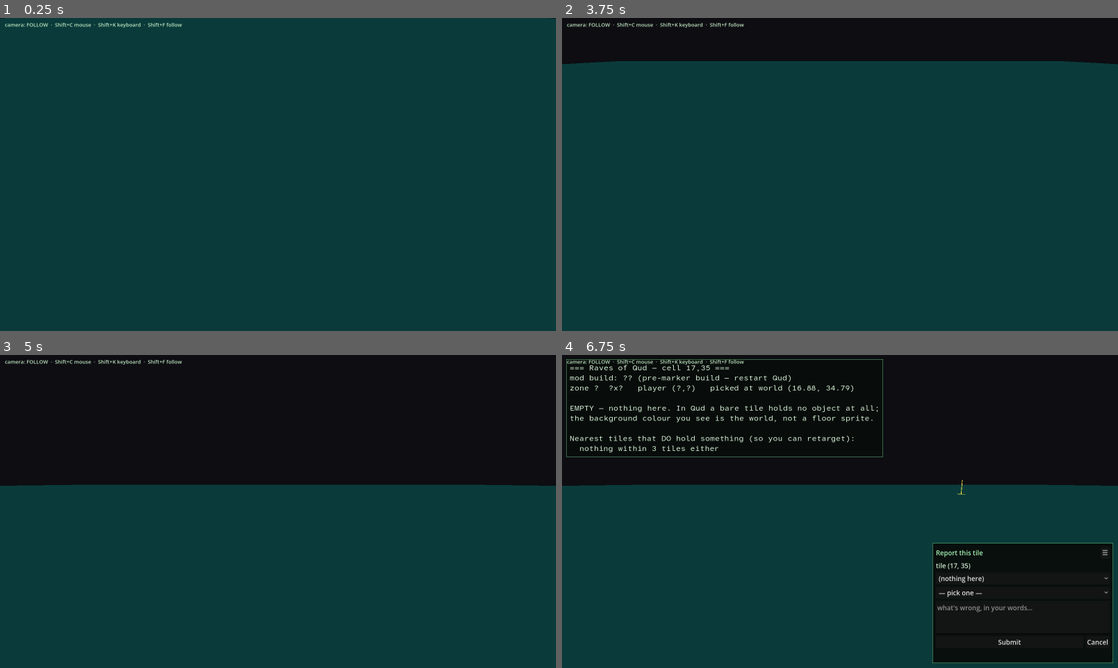
Above: before the commit, frames 1-4 (two rows, left to right).
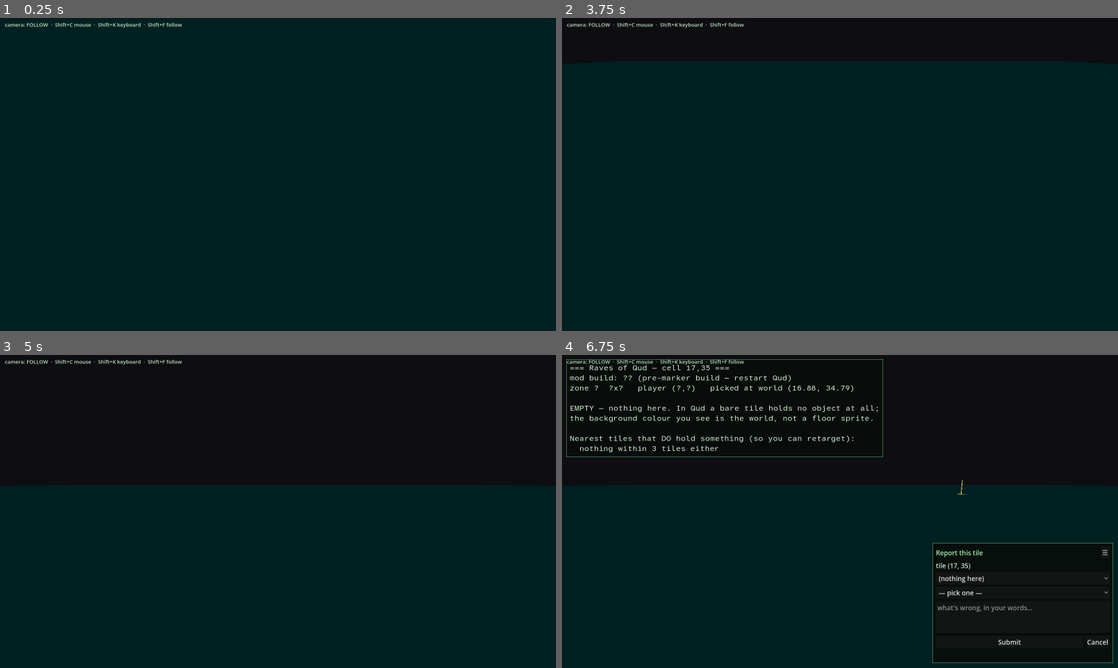
Above: after the commit, the same moments.

Repository: DazzlingDukeOfLazers/raves-of-qud
Game: Godot game, scene res://Main.tscn
Two runs of this game, one before a commit and one after it. Both use one fixed random seed, a clock stepped at 60 frames per second and the inputs below.
Inputs (mouse positions are in pixels of both pictures, inside the frame that each line leads up to):
- Up to frame 1 (0.25 s): no input
- Up to frame 2 (3.75 s): tap Enter at 0.5, 2, 3.5 s; move the mouse to (962, 158) at 0.52 s; hold Right 0.53-1.25 s; hold Shift 0.53-1.25 s; click (962, 158) at 0.67 s; tap Space at 0.77, 1.25, 2.75 s; drag from (728, 190) to (812, 237) at 1.27 s; move the mouse to (895, 105) at 2.02 s; hold Right 2.03-2.75 s; hold E 2.03-2.75 s; drag from (812, 237) to (673, 127) at 2.77 s; move the mouse to (1006, 221) at 3.52 s; hold Left from 3.53 s (still down); hold F from 3.53 s (still down)
- Up to frame 3 (5 s): tap Space at 3.77 s; release Left at 4.25 s; release F at 4.25 s; drag from (111, 464) to (194, 433) at 4.27 s
- Up to frame 4 (6.75 s): tap Space at 5 s; move the mouse to (867, 511) at 5.02 s; hold Down 5.03-5.75 s; tap C at 5.1 s; click (867, 511) at 5.17 s; drag from (756, 433) to (728, 527) at 5.77 s; move the mouse to (962, 495) at 6.52 s; hold Up from 6.53 s (still down); tap I at 6.6 s

The runs differ from the first frame. In frame 1, 100% of the frame differs, in the area x 0-100%, y 0-100%; in frame 2, 86%; in frame 3, 58%; in frame 4, 46%.

Commit message:
Step 1: shaded walls + directional sun shadows
Walls and the ground plane now use SHADING_MODE_PER_PIXEL (behind the
SHADED_WORLD flag), lit by the day/night DirectionalLight3D, which casts
orthogonal shadows and fades its energy with daylight -- shadows during
the day, none at night. Dropped the baked per-face vertex shade when
shaded so it doesn't double with the real light, and removed the old
fixed fill light that would otherwise fight the sun.

Ambient raised to ~0.72 near-neutral so tiles keep their colour in
shadow; sun peaks at 0.6 so lit faces brighten without blowing out.
Billboards and floors stay unshaded.

This is the one spot where the exact-tile-colour guarantee is traded for
atmosphere. SHADED_WORLD=false restores the flat look in one line.

Co-Authored-By: Claude Opus 4.8 <noreply@anthropic.com>

Diff:
--- a/godot/Main.gd
+++ b/godot/Main.gd
@@ -95,11 +95,6 @@
 	add_child(client)
 	client.snapshot.connect(_on_snapshot)
 
-	var sun := DirectionalLight3D.new()
-	sun.rotation_degrees = Vector3(-60, -45, 0)
-	sun.light_energy = 1.4
-	add_child(sun)
-
 	var we := WorldEnvironment.new()
 	var env := Environment.new()
 	env.background_mode = Environment.BG_COLOR
@@ -107,8 +102,10 @@
 	# Use the explicit ambient colour as fill (default source is the dark BG, which
 	# left lit surfaces almost black). This is what makes the rock read as lit.
 	env.ambient_light_source = Environment.AMBIENT_SOURCE_COLOR
-	env.ambient_light_color = Color(0.55, 0.55, 0.62)
-	env.ambient_light_energy = 0.65
+	# high, near-neutral ambient so shaded surfaces keep their tile colour where the
+	# sun does not reach; the sun then adds directional highlight + shadow on top.
+	env.ambient_light_color = Color(0.72, 0.72, 0.74)
+	env.ambient_light_energy = 0.72
 	_env = env
 	we.environment = env
 	add_child(we)
@@ -139,8 +136,11 @@
 	# materials, but it is the hook directional shadows will hang on once walls
 	# move to a shaded material.
 	_sun_light = DirectionalLight3D.new()
-	_sun_light.light_energy = 0.6
-	_sun_light.shadow_enabled = false
+	_sun_light.light_energy = 0.0            # set per hour in _update_sky
+	_sun_light.shadow_enabled = true
+	_sun_light.directional_shadow_mode = DirectionalLight3D.SHADOW_ORTHOGONAL
+	_sun_light.shadow_bias = 0.04
+	_sun_light.shadow_normal_bias = 1.5
 	add_child(_sun_light)
 
 	_pivot = Node3D.new()
@@ -376,10 +376,12 @@
 	_sun.visible = sun_a > 0.01
 	_moon.visible = sun_a < 0.99
 
-	# aim the sun light down its arc (for future shadows)
+	# aim the sun light down its arc and fade its energy with daylight, so shadows
+	# appear during the day and vanish at night (ambient + grade carry the night).
 	if _sun_light != null:
 		var d := (_zone_center - _sun.position).normalized()
 		_sun_light.rotation = Vector3(asin(clampf(d.y, -1.0, 1.0)), atan2(d.x, d.z), 0.0)
+		_sun_light.light_energy = sun_a * 0.6
 
 ## A body's world position for arc progress 0(rise)..1(set), tilted so it clears
 ## the horizon in a tilted view rather than sitting straight overhead.
--- a/godot/ZoneRenderer.gd
+++ b/godot/ZoneRenderer.gd
@@ -13,6 +13,10 @@
 const CELL := 1.0
 const FLOOR_LAYER_MAX := 2
 const WALL_H := 1.2
+# When true, walls and the ground use SHADED materials lit by the sun so they
+# cast/receive directional shadows. When false, everything is UNSHADED (exact tile
+# colours, no shadows) -- the original look. Flip this to compare.
+const SHADED_WORLD := true
 const FENCE_H := 0.6  # standing height of fence/pipe panels (content, sat on ground)
 const FLOAT_Y := WALL_H * 0.5  # cell mid-height, where a "float" verdict centres a tile
 const PIXEL_SIZE := 0.042
@@ -128,7 +132,7 @@
 	ground.mesh = gpm
 	ground.position = Vector3(40, -0.02, 12)  # big enough to cover any zone
 	var gm := StandardMaterial3D.new()
-	gm.shading_mode = BaseMaterial3D.SHADING_MODE_UNSHADED
+	gm.shading_mode = BaseMaterial3D.SHADING_MODE_PER_PIXEL if SHADED_WORLD else BaseMaterial3D.SHADING_MODE_UNSHADED
 	gm.albedo_color = _world_bg
 	_ground_mat = gm
 	ground.material_override = gm
@@ -1149,9 +1153,17 @@
 
 func _wall_mat_from_tex(tex: ImageTexture) -> StandardMaterial3D:
 	var m := StandardMaterial3D.new()
-	m.shading_mode = BaseMaterial3D.SHADING_MODE_UNSHADED
-	m.vertex_color_use_as_albedo = true   # baked per-face shade multiplies the rock
-	m.cull_mode = BaseMaterial3D.CULL_DISABLED
+	if SHADED_WORLD:
+		# real lighting shades the faces by their normals and lets them receive the
+		# sun\'s shadow. Drop the baked per-face vertex shade so it does not double up.
+		m.shading_mode = BaseMaterial3D.SHADING_MODE_PER_PIXEL
+		m.vertex_color_use_as_albedo = false
+		# back faces would self-shadow oddly once lit; cull them now that form is real.
+		m.cull_mode = BaseMaterial3D.CULL_BACK
+	else:
+		m.shading_mode = BaseMaterial3D.SHADING_MODE_UNSHADED
+		m.vertex_color_use_as_albedo = true   # baked per-face shade multiplies the rock
+		m.cull_mode = BaseMaterial3D.CULL_DISABLED
 	if tex != null:
 		m.albedo_texture = tex
 		m.texture_filter = BaseMaterial3D.TEXTURE_FILTER_NEAREST
Not shown, changed: README.md
